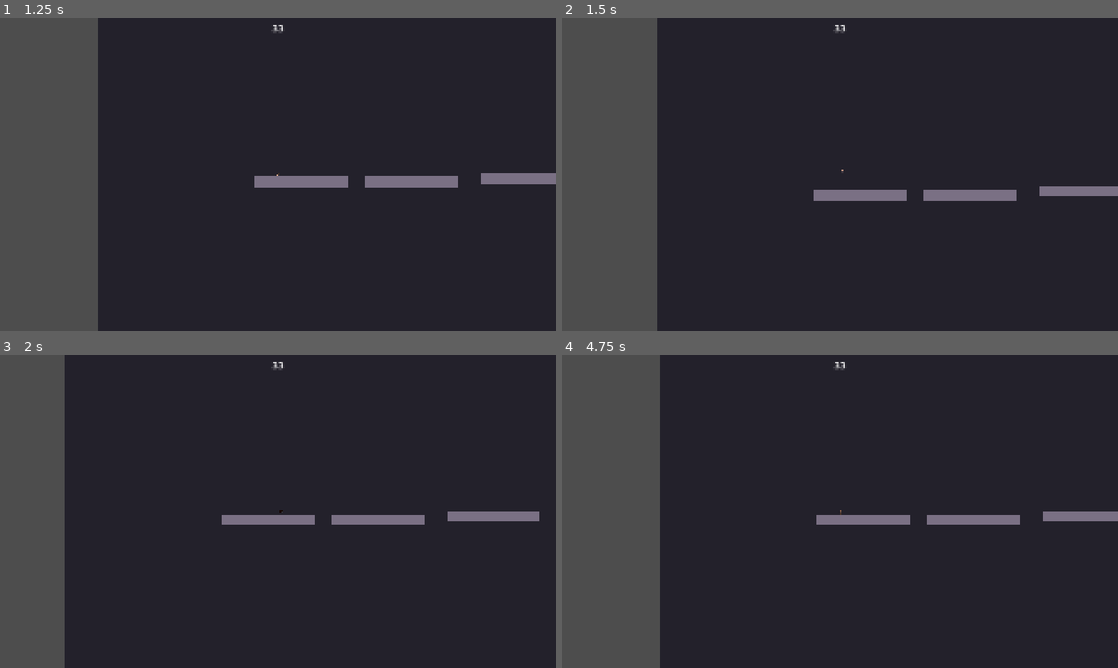
Above: before the commit, frames 1-4 (two rows, left to right).
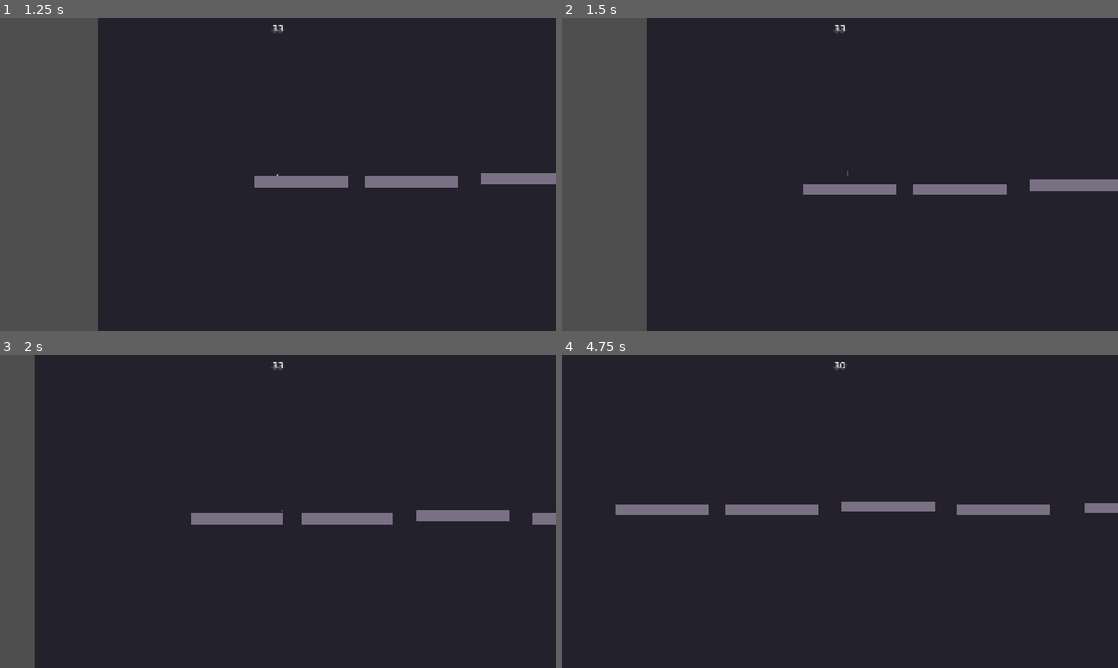
Above: after the commit, the same moments.

Repository: omarelsahy/e33-platformer
Game: Godot game, scene res://scenes/main_menu.tscn
The game is run twice, just before and just after one commit, with the same random seed, the same clock (stepped at 60 frames per second) and the same inputs.
Inputs:
- Up to frame 1 (1.25 s): click "Play from level 1" at 0.5 s
- Up to frame 2 (1.5 s): tap Enter (ui_accept) at 1.25 s; hold D (move_right) from 1.28 s (still down); hold Space (jump) from 1.28 s (still down); tap E (dash, bound only after the commit) at 1.35 s
- Up to frame 3 (2 s): keep holding D (move_right); keep holding Space (jump)
- Up to frame 4 (4.75 s): release Space (jump) at 2.03 s; tap Space (jump) at 2.1, 2.27, 2.57, 3.05, 3.77, 4.07 s; tap E (dash, bound only after the commit) at 2.3, 3.6, 4.35 s; release D (move_right) at 2.78 s; hold A (move_left) 2.78-3.53 s; hold Shift (sprint) 2.78-3.53 s; hold D (move_right) from 3.53 s (still down); hold Space (jump) from 4.28 s (still down)

Frame 1 is identical in both runs. In frame 2, 3.9% of the frame differs, in the area x 15-100%, y 0-100%; in frame 3, 6.6%; in frame 4, 21%, in the area x 0-100%, y 0-100%.

Commit message:
Add directional dash with intangibility and analog air-dash aim
Implement ground (horizontal) and air (8-way) dash with cooldown and
hazard intangibility via physics layers (player_hurt vs world). Kill
zones only mask the hurt layer; level skips hits while intangible and
re-checks overlap when vulnerability returns. Air dash on gamepad uses
raw left-stick axes with a small circular deadzone so the dash angle
matches the stick; keyboard falls back to move actions.

Made-with: Cursor

Diff:
--- a/project.godot
+++ b/project.godot
@@ -73,6 +73,31 @@
 , Object(InputEventJoypadButton,"resource_local_to_scene":false,"resource_name":"","device":-1,"button_index":2,"pressure":0.0,"pressed":true,"script":null)
 ]
 }
+move_up={
+"deadzone": 0.5,
+"events": [Object(InputEventKey,"resource_local_to_scene":false,"resource_name":"","device":-1,"window_id":0,"alt_pressed":false,"shift_pressed":false,"ctrl_pressed":false,"meta_pressed":false,"pressed":false,"keycode":0,"physical_keycode":87,"key_label":0,"unicode":119,"location":0,"echo":false,"script":null)
+, Object(InputEventKey,"resource_local_to_scene":false,"resource_name":"","device":-1,"window_id":0,"alt_pressed":false,"shift_pressed":false,"ctrl_pressed":false,"meta_pressed":false,"pressed":false,"keycode":0,"physical_keycode":4194320,"key_label":0,"unicode":0,"location":0,"echo":false,"script":null)
+, Object(InputEventJoypadMotion,"resource_local_to_scene":false,"resource_name":"","device":-1,"axis":1,"axis_value":-1.0,"script":null)
+]
+}
+move_down={
+"deadzone": 0.5,
+"events": [Object(InputEventKey,"resource_local_to_scene":false,"resource_name":"","device":-1,"window_id":0,"alt_pressed":false,"shift_pressed":false,"ctrl_pressed":false,"meta_pressed":false,"pressed":false,"keycode":0,"physical_keycode":83,"key_label":0,"unicode":115,"location":0,"echo":false,"script":null)
+, Object(InputEventKey,"resource_local_to_scene":false,"resource_name":"","device":-1,"window_id":0,"alt_pressed":false,"shift_pressed":false,"ctrl_pressed":false,"meta_pressed":false,"pressed":false,"keycode":0,"physical_keycode":4194322,"key_label":0,"unicode":0,"location":0,"echo":false,"script":null)
+, Object(InputEventJoypadMotion,"resource_local_to_scene":false,"resource_name":"","device":-1,"axis":1,"axis_value":1.0,"script":null)
+]
+}
+dash={
+"deadzone": 0.5,
+"events": [Object(InputEventKey,"resource_local_to_scene":false,"resource_name":"","device":-1,"window_id":0,"alt_pressed":false,"shift_pressed":false,"ctrl_pressed":false,"meta_pressed":false,"pressed":false,"keycode":0,"physical_keycode":69,"key_label":0,"unicode":101,"location":0,"echo":false,"script":null)
+, Object(InputEventJoypadButton,"resource_local_to_scene":false,"resource_name":"","device":-1,"button_index":1,"pressure":0.0,"pressed":true,"script":null)
+]
+}
+
+[layer_names]
+
+2d_physics/layer_1="world"
+2d_physics/layer_2="player_hurt"
 
 [physics]
 
--- a/scenes/kill_zone.tscn
+++ b/scenes/kill_zone.tscn
@@ -5,7 +5,7 @@
 
 [node name="KillZone" type="Area2D" groups=["kill_zone"]]
 collision_layer = 0
-collision_mask = 1
+collision_mask = 2
 monitoring = true
 
 [node name="CollisionShape2D" type="CollisionShape2D" parent="."]
--- a/scenes/player.tscn
+++ b/scenes/player.tscn
@@ -11,6 +11,8 @@
 size = Vector2(8.73895, 16.13191)
 
 [node name="Player" type="CharacterBody2D" unique_id=1263164797]
+collision_layer = 3
+collision_mask = 1
 floor_snap_length = 6.0
 script = ExtResource("1_script")
 
--- a/scripts/level.gd
+++ b/scripts/level.gd
@@ -76,7 +76,21 @@
 func _on_kill_zone_body_entered(body: Node2D) -> void:
 	if not body.is_in_group(&"player"):
 		return
+	if body.has_method(&"is_hazard_intangible") and body.is_hazard_intangible():
+		return
 	_fail_level()
+
+
+## Call when the player regains hazard collision after a dash; fails if still overlapping a kill zone.
+func check_player_kill_overlap_after_invulnerability(player: Node2D) -> void:
+	if _level_cleared or _is_failing:
+		return
+	if not player.is_in_group(&"player"):
+		return
+	for node in get_tree().get_nodes_in_group(&"kill_zone"):
+		if node is Area2D and (node as Area2D).overlaps_body(player):
+			_fail_level()
+			return
 
 
 func _fail_level() -> void:
--- a/scripts/player.gd
+++ b/scripts/player.gd
@@ -4,6 +4,11 @@
 signal first_movement_emitted
 
 const INPUT_DEADZONE := 0.2
+
+## Layer 1: solids (platforms). Layer 2: kill zones only. Both set while vulnerable.
+const LAYER_PHYSICS := 1
+const LAYER_PLAYER_HURT := 2
+const LAYER_PLAYER_FULL := LAYER_PHYSICS | LAYER_PLAYER_HURT
 
 @export var move_speed: float = 220.0
 ## Horizontal target speed multiplier while holding sprint (ground and air).
@@ -26,16 +31,34 @@
 @export var coyote_time: float = 0.1
 @export var jump_buffer_time: float = 0.1
 
+@export var dash_speed: float = 520.0
+@export var dash_duration: float = 0.14
+@export var dash_cooldown: float = 0.45
+## Time hazard Areas ignore the player (hurt layer off). Often >= dash_duration.
+@export var dash_intangibility_duration: float = 0.2
+## Raw left-stick length must exceed this (circular) to steer air dash; keeps a stable angle from the stick.
+@export var dash_analog_deadzone: float = 0.12
+
 var _first_movement_sent: bool = false
 var _coyote_timer: float = 0.0
 var _jump_buffer_timer: float = 0.0
 var _was_on_floor: bool = true
 
+var _dash_timer: float = 0.0
+var _dash_cooldown_timer: float = 0.0
+var _intangible_timer: float = 0.0
+var _dash_direction: Vector2 = Vector2.RIGHT
+
 @onready var _sprite: Sprite2D = $Sprite2D
 
 
 func _ready() -> void:
 	add_to_group(&"player")
+	collision_layer = LAYER_PLAYER_FULL
+
+
+func is_hazard_intangible() -> bool:
+	return _intangible_timer > 0.0
 
 
 func _physics_process(delta: float) -> void:
@@ -43,9 +66,10 @@
 	var input_x: float = Input.get_axis(&"move_left", &"move_right")
 	var jump_pressed: bool = Input.is_action_just_pressed(&"jump")
 	var sprinting: bool = Input.is_action_pressed(&"sprint")
+	var dash_just: bool = Input.is_action_just_pressed(&"dash")
 
 	if not _first_movement_sent:
-		if absf(input_x) > INPUT_DEADZONE or jump_pressed:
+		if absf(input_x) > INPUT_DEADZONE or jump_pressed or dash_just:
 			_first_movement_sent = true
 			first_movement_emitted.emit()
 
@@ -59,7 +83,35 @@
 	else:
 		_jump_buffer_timer = maxf(0.0, _jump_buffer_timer - delta)
 
+	if _dash_cooldown_timer > 0.0:
+		_dash_cooldown_timer = maxf(0.0, _dash_cooldown_timer - delta)
+
 	var on_floor: bool = is_on_floor()
+	var can_jump: bool = on_floor or _coyote_timer > 0.0
+
+	var was_intangible: bool = _intangible_timer > 0.0
+	if was_intangible:
+		_intangible_timer = maxf(0.0, _intangible_timer - delta)
+
+	if _dash_timer <= 0.0:
+		if dash_just and _can_start_dash() and not (jump_pressed and can_jump):
+			_start_dash(on_floor)
+
+	if _intangible_timer > 0.0:
+		collision_layer = LAYER_PHYSICS
+	else:
+		collision_layer = LAYER_PLAYER_FULL
+		if was_intangible and _intangible_timer <= 0.0:
+			_notify_kill_overlap_if_stuck()
+
+	if _dash_timer > 0.0:
+		_dash_timer = maxf(0.0, _dash_timer - delta)
+		velocity = _dash_direction * dash_speed
+		move_and_slide()
+		if is_on_floor() and not _was_on_floor and velocity.y >= -1.0:
+			Sfx.play_named(&"land")
+		return
+
 	var speed_mult: float = sprint_speed_multiplier if sprinting else 1.0
 	var target_speed: float = move_speed * speed_mult
 	var target_x: float = input_x * target_speed
@@ -82,7 +134,6 @@
 		var g: float = gravity if velocity.y < 0.0 else gravity_fall
 		velocity.y = minf(velocity.y + g * delta, max_fall_speed)
 
-	var can_jump: bool = on_floor or _coyote_timer > 0.0
 	if _jump_buffer_timer > 0.0 and can_jump:
 		velocity.y = jump_velocity
 		_jump_buffer_timer = 0.0
@@ -98,6 +149,76 @@
 		Sfx.play_named(&"land")
 
 
+func _can_start_dash() -> bool:
+	return _dash_timer <= 0.0 and _dash_cooldown_timer <= 0.0
+
+
+func _facing_sign() -> float:
+	return 1.0 if _sprite.flip_h else -1.0
+
+
+func _dash_direction_from_input(on_floor: bool) -> Vector2:
+	if on_floor:
+		var ix: float = Input.get_axis(&"move_left", &"move_right")
+		if absf(ix) > INPUT_DEADZONE:
+			return Vector2(signf(ix), 0.0)
+		return Vector2(_facing_sign(), 0.0)
+
+	return _air_dash_direction_from_input()
+
+
+## Uses raw joy axes when a pad is connected so the dash matches stick angle; otherwise keyboard vector.
+func _air_dash_direction_from_input() -> Vector2:
+	var analog: Vector2 = _strongest_left_stick_vector()
+	if analog.length() > dash_analog_deadzone:
+		return analog.normalized()
+
+	var digital: Vector2 = Input.get_vector(
+		&"move_left", &"move_right", &"move_up", &"move_down"
+	)
+	if digital.length() > INPUT_DEADZONE:
+		return digital.normalized()
+
+	return Vector2(_facing_sign(), 0.0)
+
+
+func _strongest_left_stick_vector() -> Vector2:
+	var best: Vector2 = Vector2.ZERO
+	var best_len_sq: float = 0.0
+	for device: int in Input.get_connected_joypads():
+		var v: Vector2 = Vector2(
+			Input.get_joy_axis(device, JOY_AXIS_LEFT_X),
+			Input.get_joy_axis(device, JOY_AXIS_LEFT_Y),
+		)
+		var len_sq: float = v.length_squared()
+		if len_sq > best_len_sq:
+			best_len_sq = len_sq
+			best = v
+	return best
+
+
+func _start_dash(on_floor: bool) -> void:
+	_dash_direction = _dash_direction_from_input(on_floor)
+	if _dash_direction.length_squared() < 0.0001:
+		_dash_direction = Vector2.RIGHT
+	else:
+		_dash_direction = _dash_direction.normalized()
+	if on_floor:
+		_dash_direction = Vector2(signf(_dash_direction.x), 0.0)
+		if _dash_direction.x == 0.0:
+			_dash_direction = Vector2(_facing_sign(), 0.0)
+
+	_dash_timer = dash_duration
+	_dash_cooldown_timer = dash_cooldown
+	_intangible_timer = dash_intangibility_duration
+
+
+func _notify_kill_overlap_if_stuck() -> void:
+	var parent: Node = get_parent()
+	if parent and parent.has_method(&"check_player_kill_overlap_after_invulnerability"):
+		parent.call(&"check_player_kill_overlap_after_invulnerability", self)
+
+
 func _unhandled_input(event: InputEvent) -> void:
 	if event.is_action_pressed(&"restart"):
 		GameFlow.restart_level()
